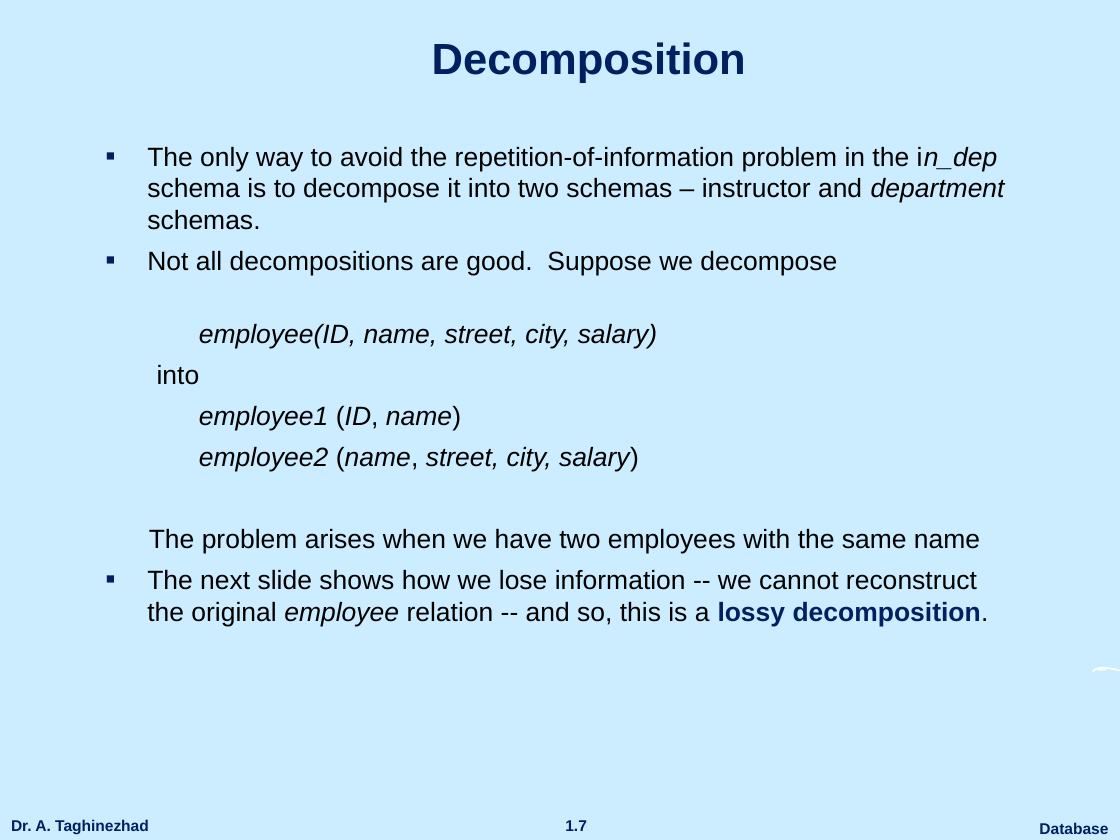
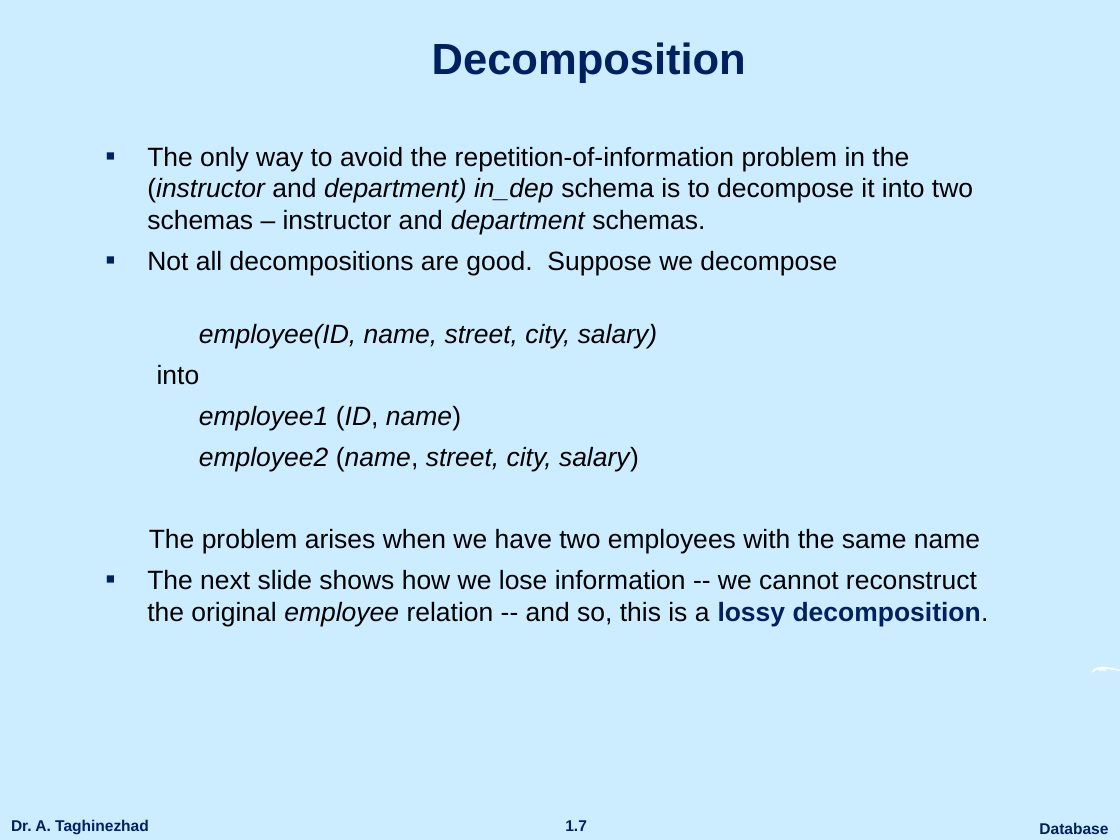
Before and after one commit to ataghinezhad/ataghinezhad.github.io, a slide deck: slide 7 of courses/downloads/temp/Database_Lec5.pptx. Drawn at 1120x840 pixels with LibreOffice and Linux fonts; fonts in the diff are those of the drawing; background and template pictures are left out. Boxes give left, top, right and bottom in pixels: in the first picture for what was removed or moved away, otherwise in the second. Text is boxed around its words. In the diff, an @@ line names an element or a change of style, - is before the commit and + after.

```diff
--- a/courses/downloads/temp/Database_Lec5.pptx
+++ b/courses/downloads/temp/Database_Lec5.pptx
@@ text at <box>147,146,973,235</box>: text changed @@
-▪ The only way to avoid the repetition-of-information problem in the in_dep schema is to decompose it into two schemas – instructor and department schemas.
+▪ The only way to avoid the repetition-of-information problem in the (instructor and department) in_dep schema is to decompose it into two schemas – instructor and department schemas.
```
Also in this commit, not shown: 13 other slides changed, 1 other file.
